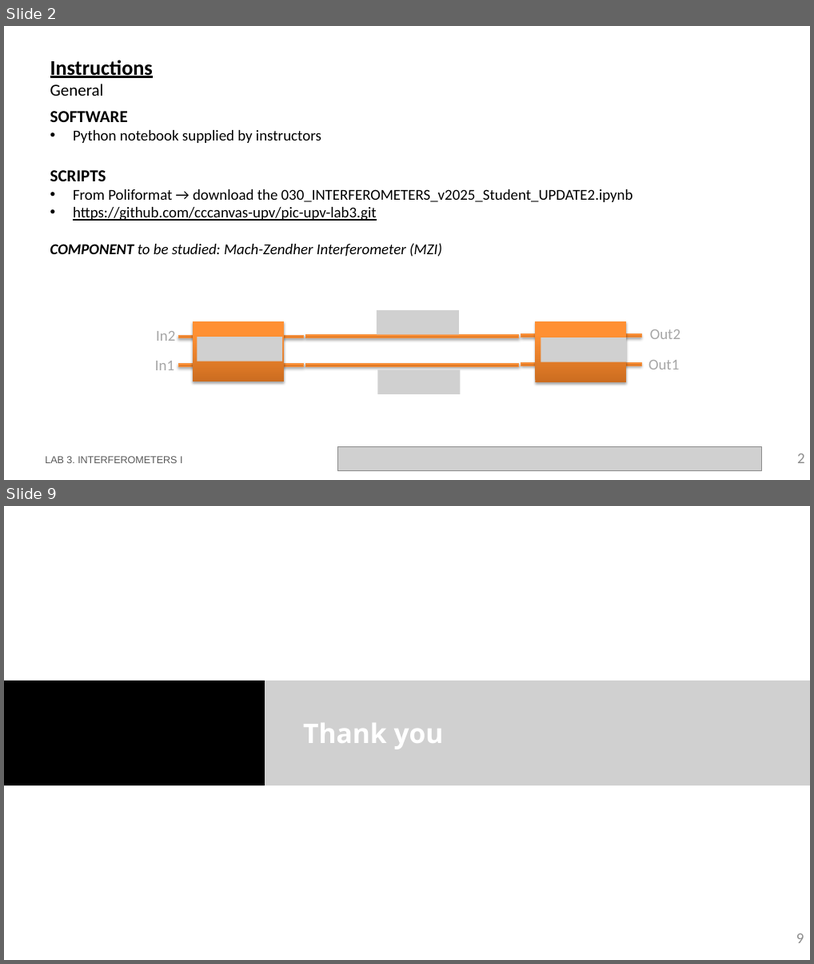
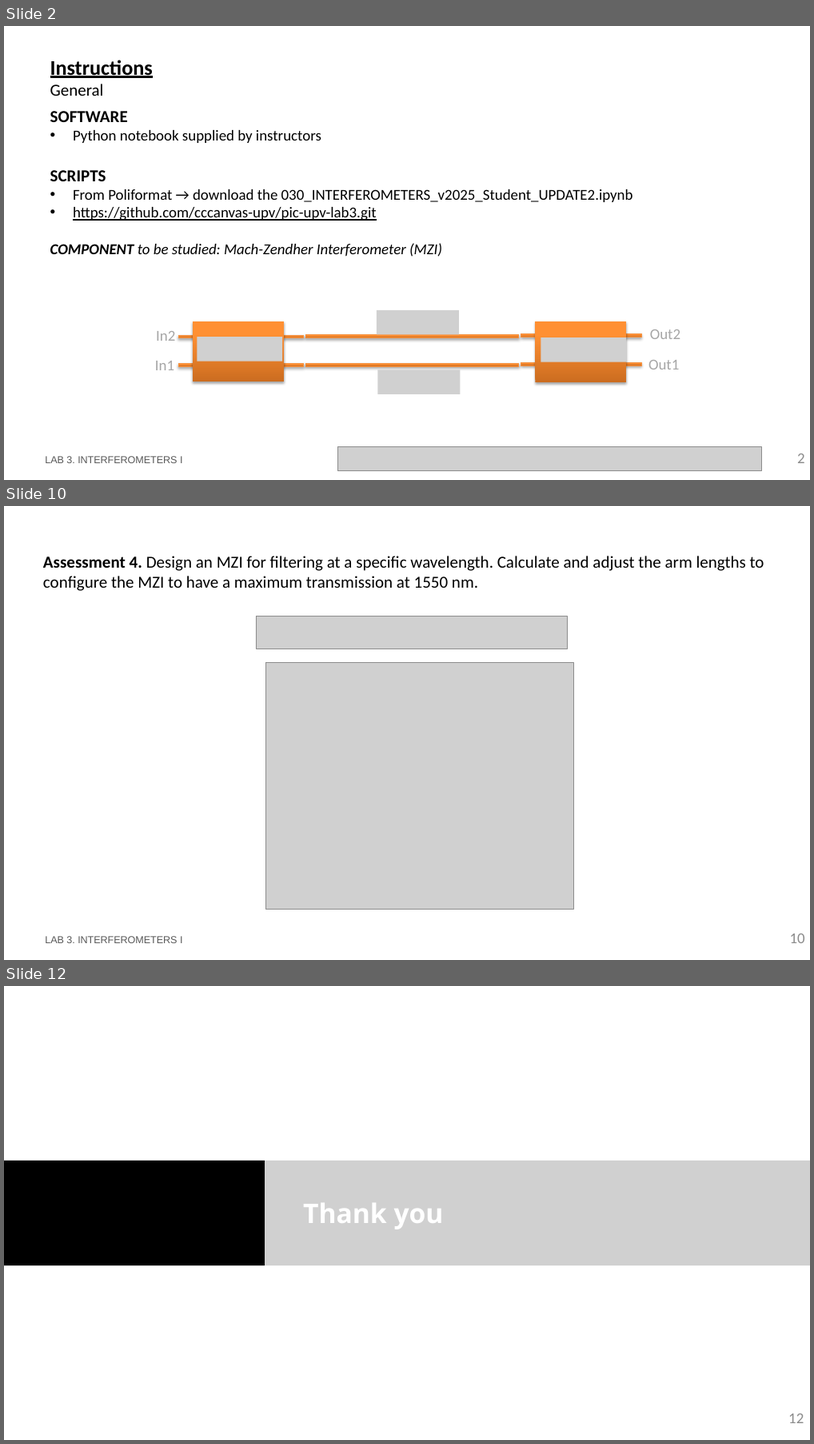
Before and after one commit to nmargar4/pic-upv-lab3-new, a slide deck: LabBook_3.pptx. Shown one above the other, each under a label of ours: slides 2 and 9 before the commit, slides 2, 10 and 12 after it; the slides between them are not shown. The pictures are 814x964 and 814x1444 pixels, drawn with LibreOffice and Linux fonts; fonts in the diff are those of the drawing; grey boxes stand for pictures; background and template pictures are left out. Boxes give left, top, right and bottom in pixels: in the first picture for what was removed or moved away, otherwise in the second. Text is boxed around its words. In the diff, an @@ line names an element or a change of style, - is before the commit and + after.

```diff
--- a/LabBook_3.pptx
+++ b/LabBook_3.pptx
@@ slide 10 added at (x1=4, y1=506, x2=810, y2=960), background #FFFFFF @@
@@ title added at (x1=43, y1=556, x2=765, y2=591), 20 pt, text #000000 @@
+Assessment 4. Design an MZI for filtering at a specific wavelength. Calculate and adjust the arm lengths to configure the MZI to have a maximum transmission at 1550 nm.
@@ picture added at (x1=256, y1=616, x2=568, y2=648) @@
@@ picture added at (x1=266, y1=662, x2=574, y2=909) @@
@@ text added at (x1=45, y1=936, x2=182, y2=943), 12 pt, text #585858 @@
+LAB 3. INTERFEROMETERS I
@@ page number added at (x1=790, y1=933, x2=806, y2=943), 18 pt, text #8C8C8C @@
+10
@@ what was slide 9 is now slide 12 @@
@@ page number at (x1=789, y1=1413, x2=804, y2=1423): text changed @@
-9
+12
```
Also in this commit, not shown: 5 slides changed, 4 other slides added, 2 slides removed, 1 other file.
